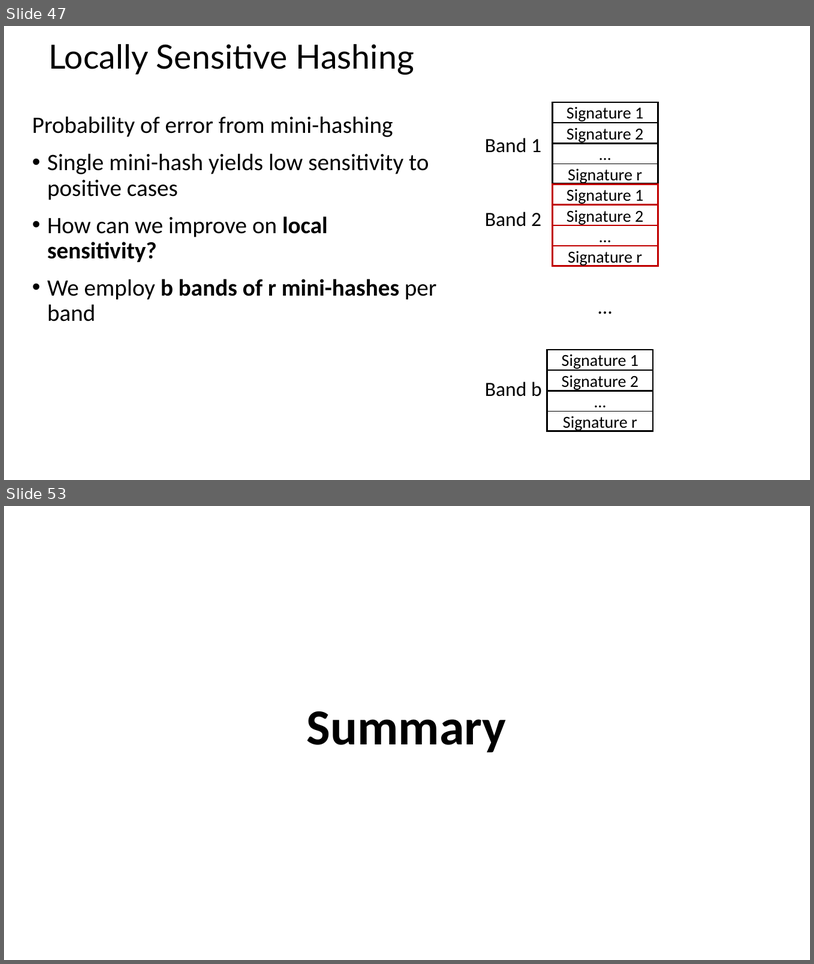
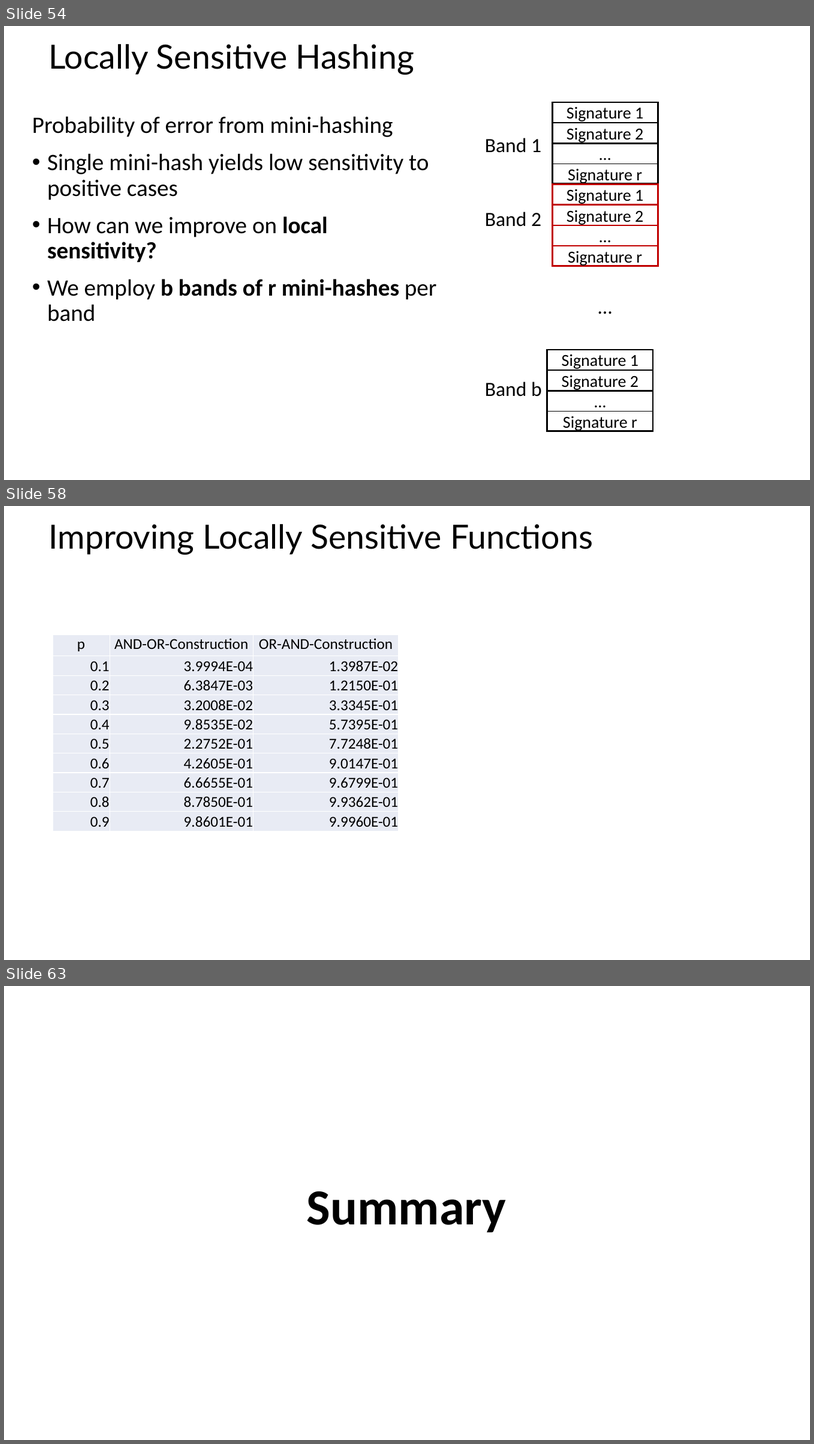
Before and after one commit to StephenElston/CSCI-E-108, a slide deck: slides/9_EfficientSimilaritySearch_Part2.pptx. Shown one above the other, each under a label of ours: slides 47 and 53 before the commit, slides 54, 58 and 63 after it; the slides between them are not shown. The pictures are 814x964 and 814x1444 pixels, drawn with LibreOffice and Linux fonts; fonts in the diff are those of the drawing; grey boxes stand for pictures. Boxes give left, top, right and bottom in pixels: in the first picture for what was removed or moved away, otherwise in the second. Text is boxed around its words. In the diff, an @@ line names an element or a change of style, - is before the commit and + after.

```diff
--- a/slides/9_EfficientSimilaritySearch_Part2.pptx
+++ b/slides/9_EfficientSimilaritySearch_Part2.pptx
@@ slide 58 added at box(4, 506, 810, 960), background #FFFFFF @@
@@ title added at box(48, 524, 593, 555), 39.6 pt, text #000000 @@
+Improving Locally Sensitive Functions
@@ table added at box(53, 635, 398, 831), 10 rows, 3 columns @@
+p | AND-OR-Construction | OR-AND-Construction
+0.1 | 3.9994E-04 | 1.3987E-02
+0.2 | 6.3847E-03 | 1.2150E-01
+0.3 | 3.2008E-02 | 3.3345E-01
+0.4 | 9.8535E-02 | 5.7395E-01
+0.5 | 2.2752E-01 | 7.7248E-01
+0.6 | 4.2605E-01 | 9.0147E-01
+0.7 | 6.6655E-01 | 9.6799E-01
+0.8 | 8.7850E-01 | 9.9362E-01
+0.9 | 9.8601E-01 | 9.9960E-01
@@ what was slide 47 is now slide 54 @@
@@ what was slide 53 is now slide 63 @@
```
Also in this commit, not shown: 1 slide changed, 9 other slides added.
